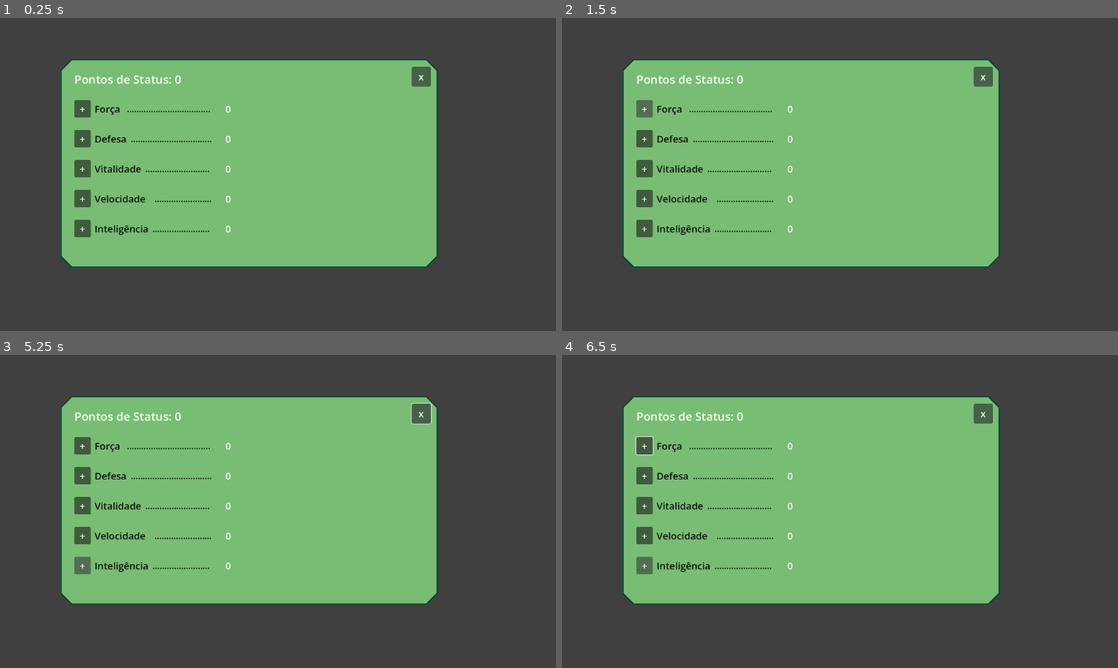
Above: before the commit, frames 1-4 (two rows, left to right).
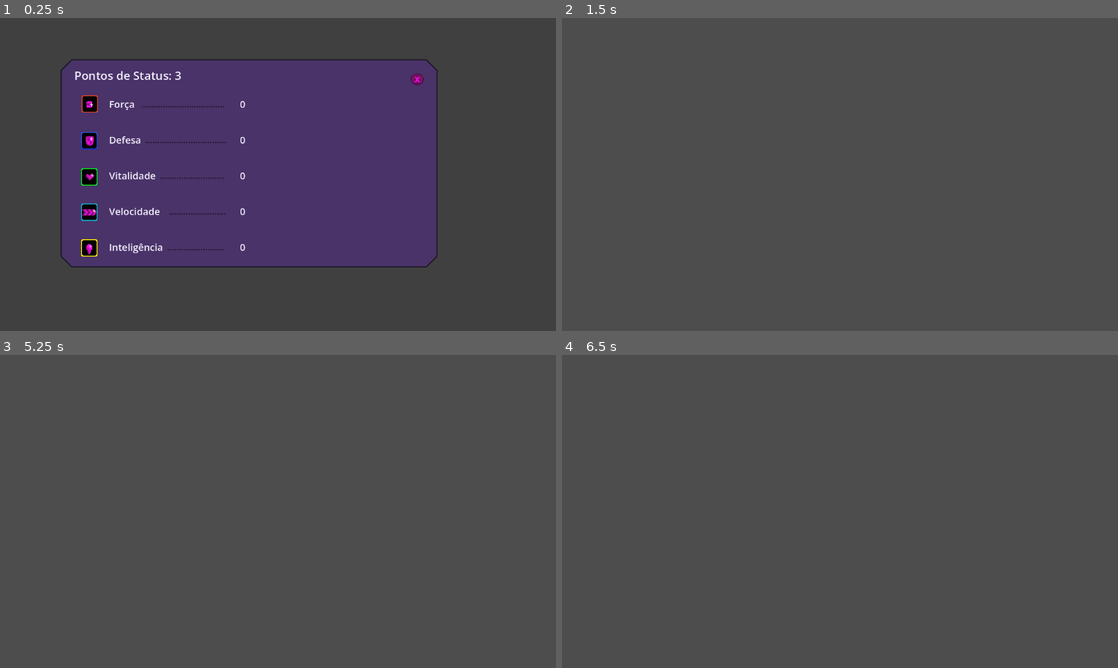
Above: after the commit, the same moments.

Repository: Joaovit-costa/Robot-Slayer
Game: Godot game, scene res://res/Cenas/menu/menu_status.tscn
Same seed, same stepped clock (60 frames per second), same inputs: the game is played once before the commit and once after it. This scene is started directly instead of the project's main scene.
Inputs (mouse positions are in pixels of both pictures, inside the frame that each line leads up to; where the layout moved, square brackets give the same spot in the first picture):
- Up to frame 1 (0.25 s): no input
- Up to frame 2 (1.5 s): click (979, 80) [984, 77] at 0.5 s; click (645, 108) at 1.25 s, where only the run before the commit has a clickable "+"
- Up to frame 3 (5.25 s): click (83, 477) at 2 s, where only the run before the commit has a clickable "+"; click (83, 505) at 2.75 s, where only the run before the commit has a clickable "+"; click (83, 536) at 3.5 s, where only the run before the commit has a clickable "+"; click (83, 564) at 4.25 s, where only the run before the commit has a clickable "+"; tap Enter at 5 s; hold Right (ui_right) from 5.03 s (still down)
- Up to frame 4 (6.5 s): release Right (ui_right) at 5.78 s; hold Down (ui_down) from 5.78 s (still down)

The runs differ from the first frame. In frame 1, 45% of the frame differs, in the area x 10-79%, y 13-80%; in frame 2, 44%; in frame 3, 44%; in frame 4, 44%.

Commit message:
Menu de status atualizado visualmente
Atualize o menu de status visualmente

Diff:
--- a/project-room/res/Cenas/menu/menu_status.tscn
+++ b/project-room/res/Cenas/menu/menu_status.tscn
@@ -1,28 +1,26 @@
 [gd_scene format=3 uid="uid://mnt8tq7ix0xp"]
 
-[ext_resource type="Script" uid="uid://bxvdl56hqp0k1" path="res://script/menu_status.gd" id="1_5rlmu"]
-[ext_resource type="StyleBox" uid="uid://clgcjihh1s203" path="res://cor_botao.tres" id="1_ffdi4"]
+[ext_resource type="Script" uid="uid://c4bb7fca1busw" path="res://script/menu/menu_status.gd" id="1_42uti"]
+[ext_resource type="Texture2D" uid="uid://cvrx303w1mevm" path="res://res/design/menus/Botão_Fechar.png" id="2_ony8u"]
+[ext_resource type="Texture2D" uid="uid://cb01r2hrhvype" path="res://res/design/menus/Botão_Ataque (2).png" id="3_2gt46"]
+[ext_resource type="Texture2D" uid="uid://wvw12ix0buu7" path="res://res/design/menus/Botão_Defesa (2).png" id="4_ony8u"]
+[ext_resource type="Texture2D" uid="uid://bogmca4pwld58" path="res://res/design/menus/Botão_Vida.png" id="5_2gt46"]
+[ext_resource type="Texture2D" uid="uid://cb80021ydhb16" path="res://res/design/menus/Botão_Velocidade.png" id="6_3jdpm"]
+[ext_resource type="Texture2D" uid="uid://gxo1jn1aeqd2" path="res://res/design/menus/Botão_Inteligencia.png" id="7_ccb31"]
 
 [sub_resource type="StyleBoxFlat" id="StyleBoxFlat_wynuo"]
-bg_color = Color(0.47058824, 0.7411765, 0.4509804, 1)
+bg_color = Color(0.2901961, 0.2, 0.40784314, 1)
 border_width_left = 2
 border_width_top = 2
 border_width_right = 2
 border_width_bottom = 2
-border_color = Color(6.016344e-07, 0.43228054, 0.2830888, 1)
+border_color = Color(0.12156863, 0.09411765, 0.1882353, 1)
 corner_radius_top_left = 22
 corner_radius_top_right = 22
 corner_radius_bottom_right = 22
 corner_radius_bottom_left = 22
 corner_detail = 1
 shadow_size = 1
-
-[sub_resource type="StyleBoxFlat" id="StyleBoxFlat_ffdi4"]
-bg_color = Color(0.27450982, 0.38039216, 0.28235295, 1)
-corner_radius_top_left = 4
-corner_radius_top_right = 4
-corner_radius_bottom_right = 4
-corner_radius_bottom_left = 4
 
 [node name="MenuStatus" type="Control" unique_id=2147151198]
 layout_mode = 3
@@ -31,7 +29,7 @@
 anchor_bottom = 1.0
 grow_horizontal = 2
 grow_vertical = 2
-script = ExtResource("1_5rlmu")
+script = ExtResource("1_42uti")
 
 [node name="FundoEscuro" type="ColorRect" parent="." unique_id=1379210983]
 layout_mode = 1
@@ -55,41 +53,40 @@
 grow_horizontal = 2
 theme_override_styles/panel = SubResource("StyleBoxFlat_wynuo")
 
-[node name="BotaoFechar" type="Button" parent="PainelPrincipal" unique_id=807814895]
+[node name="BotaoFechar" type="TextureButton" parent="PainelPrincipal" unique_id=134746425]
 custom_minimum_size = Vector2(40, 40)
 layout_mode = 1
 anchors_preset = 1
 anchor_left = 1.0
 anchor_right = 1.0
-offset_left = -53.0
-offset_top = 15.0
-offset_right = -13.0
-offset_bottom = 56.0
+offset_left = -73.0
+offset_top = 7.0
+offset_right = -4.0
+offset_bottom = 76.0
 grow_horizontal = 0
 size_flags_horizontal = 8
 size_flags_vertical = 0
-theme_override_colors/font_color = Color(0.9098039, 0.9607843, 0.9098039, 1)
-theme_override_font_sizes/font_size = 20
-theme_override_styles/normal = SubResource("StyleBoxFlat_ffdi4")
-text = "x"
+texture_normal = ExtResource("2_ony8u")
+texture_pressed = ExtResource("2_ony8u")
+texture_hover = ExtResource("2_ony8u")
 
 [node name="Margem" type="MarginContainer" parent="PainelPrincipal" unique_id=213567245]
 layout_mode = 0
 offset_right = 236.0
 offset_bottom = 332.0
 theme_override_constants/margin_left = 28
-theme_override_constants/margin_top = 24
+theme_override_constants/margin_top = 16
 theme_override_constants/margin_right = 28
-theme_override_constants/margin_bottom = 24
+theme_override_constants/margin_bottom = 20
 
 [node name="ConteudoStatus" type="VBoxContainer" parent="PainelPrincipal/Margem" unique_id=1790238983]
 layout_mode = 2
-theme_override_constants/separation = 26
+theme_override_constants/separation = 10
 
 [node name="TextoPontosStatus" type="Label" parent="PainelPrincipal/Margem/ConteudoStatus" unique_id=144869763]
 custom_minimum_size = Vector2(32, 0)
 layout_mode = 2
-theme_override_colors/font_color = Color(0.9529412, 1, 0.9529412, 1)
+theme_override_colors/font_color = Color(0.95686275, 0.9411765, 1, 1)
 theme_override_font_sizes/font_size = 24
 text = "Pontos de Status: 0"
 
@@ -98,25 +95,24 @@
 layout_mode = 2
 theme_override_constants/separation = 8
 
-[node name="BotaoAdicionarForca" type="Button" parent="PainelPrincipal/Margem/ConteudoStatus/LinhaForca" unique_id=397364333]
-custom_minimum_size = Vector2(34, 34)
-layout_mode = 2
-theme_override_colors/font_color = Color(0.9019608, 0.9607843, 0.9019608, 1)
-theme_override_font_sizes/font_size = 20
-theme_override_styles/normal = ExtResource("1_ffdi4")
-text = "+"
+[node name="BotaoAdicionarForca" type="TextureButton" parent="PainelPrincipal/Margem/ConteudoStatus/LinhaForca" unique_id=314529953]
+custom_minimum_size = Vector2(34, 34)
+layout_mode = 2
+texture_normal = ExtResource("3_2gt46")
+texture_pressed = ExtResource("3_2gt46")
+texture_hover = ExtResource("3_2gt46")
 
 [node name="TextoForca" type="Label" parent="PainelPrincipal/Margem/ConteudoStatus/LinhaForca" unique_id=2138153051]
 custom_minimum_size = Vector2(30, 0)
 layout_mode = 2
-theme_override_colors/font_color = Color(0.0627451, 0.0627451, 0.0627451, 1)
+theme_override_colors/font_color = Color(0.95686275, 0.9411765, 1, 1)
 theme_override_font_sizes/font_size = 20
 text = "Força "
 
 [node name="TextoPontilhado" type="Label" parent="PainelPrincipal/Margem/ConteudoStatus/LinhaForca" unique_id=2022240698]
 custom_minimum_size = Vector2(30, 0)
 layout_mode = 2
-theme_override_colors/font_color = Color(0.01906409, 0.05962575, 0, 1)
+theme_override_colors/font_color = Color(0.101960786, 0.06666667, 0.14901961, 1)
 theme_override_font_sizes/font_size = 18
 text = "..................................."
 
@@ -127,6 +123,7 @@
 [node name="ValorForca" type="Label" parent="PainelPrincipal/Margem/ConteudoStatus/LinhaForca" unique_id=1519538710]
 custom_minimum_size = Vector2(24, 0)
 layout_mode = 2
+theme_override_colors/font_color = Color(0.95686275, 0.9411765, 1, 1)
 theme_override_font_sizes/font_size = 20
 text = "0"
 horizontal_alignment = 2
@@ -136,25 +133,24 @@
 layout_mode = 2
 theme_override_constants/separation = 8
 
-[node name="BotaoAdicionarDefesa" type="Button" parent="PainelPrincipal/Margem/ConteudoStatus/LinhaDefesa" unique_id=39690800]
-custom_minimum_size = Vector2(34, 34)
-layout_mode = 2
-theme_override_colors/font_color = Color(0.9019608, 0.9607843, 0.9019608, 1)
-theme_override_font_sizes/font_size = 20
-theme_override_styles/normal = ExtResource("1_ffdi4")
-text = "+"
+[node name="BotaoAdicionarDefesa" type="TextureButton" parent="PainelPrincipal/Margem/ConteudoStatus/LinhaDefesa" unique_id=1846430670]
+custom_minimum_size = Vector2(34, 34)
+layout_mode = 2
+texture_normal = ExtResource("4_ony8u")
+texture_pressed = ExtResource("4_ony8u")
+texture_hover = ExtResource("4_ony8u")
 
 [node name="TextoDefesa" type="Label" parent="PainelPrincipal/Margem/ConteudoStatus/LinhaDefesa" unique_id=791541236]
 custom_minimum_size = Vector2(30, 0)
 layout_mode = 2
-theme_override_colors/font_color = Color(0.0627451, 0.0627451, 0.0627451, 1)
+theme_override_colors/font_color = Color(0.95686275, 0.9411765, 1, 1)
 theme_override_font_sizes/font_size = 20
 text = "Defesa"
 
 [node name="TextoPontilhado" type="Label" parent="PainelPrincipal/Margem/ConteudoStatus/LinhaDefesa" unique_id=1660768145]
 custom_minimum_size = Vector2(30, 0)
 layout_mode = 2
-theme_override_colors/font_color = Color(0.01906409, 0.05962575, 0, 1)
+theme_override_colors/font_color = Color(0.101960786, 0.06666667, 0.14901961, 1)
 theme_override_font_sizes/font_size = 18
 text = ".................................."
 
@@ -165,6 +161,7 @@
 [node name="ValorDefesa" type="Label" parent="PainelPrincipal/Margem/ConteudoStatus/LinhaDefesa" unique_id=1912665314]
 custom_minimum_size = Vector2(24, 0)
 layout_mode = 2
+theme_override_colors/font_color = Color(0.95686275, 0.9411765, 1, 1)
 theme_override_font_sizes/font_size = 20
 text = "0"
 horizontal_alignment = 2
@@ -174,25 +171,24 @@
 layout_mode = 2
 theme_override_constants/separation = 8
 
-[node name="BotaoAdicionarVitalidade" type="Button" parent="PainelPrincipal/Margem/ConteudoStatus/LinhaVitalidade" unique_id=819810964]
-custom_minimum_size = Vector2(34, 34)
-layout_mode = 2
-theme_override_colors/font_color = Color(0.9019608, 0.9607843, 0.9019608, 1)
-theme_override_font_sizes/font_size = 20
-theme_override_styles/normal = ExtResource("1_ffdi4")
-text = "+"
+[node name="BotaoAdicionarVitalidade" type="TextureButton" parent="PainelPrincipal/Margem/ConteudoStatus/LinhaVitalidade" unique_id=1617009067]
+custom_minimum_size = Vector2(34, 34)
+layout_mode = 2
+texture_normal = ExtResource("5_2gt46")
+texture_pressed = ExtResource("5_2gt46")
+texture_hover = ExtResource("5_2gt46")
 
 [node name="TextoVitalidade" type="Label" parent="PainelPrincipal/Margem/ConteudoStatus/LinhaVitalidade" unique_id=1079172574]
 custom_minimum_size = Vector2(30, 0)
 layout_mode = 2
-theme_override_colors/font_color = Color(0.0627451, 0.0627451, 0.0627451, 1)
+theme_override_colors/font_color = Color(0.95686275, 0.9411765, 1, 1)
 theme_override_font_sizes/font_size = 20
 text = "Vitalidade"
 
 [node name="TextoPontilhado" type="Label" parent="PainelPrincipal/Margem/ConteudoStatus/LinhaVitalidade" unique_id=1140749847]
 custom_minimum_size = Vector2(30, 0)
 layout_mode = 2
-theme_override_colors/font_color = Color(0.01906409, 0.05962575, 0, 1)
+theme_override_colors/font_color = Color(0.101960786, 0.06666667, 0.14901961, 1)
 theme_override_font_sizes/font_size = 18
 text = "..........................."
 
@@ -203,6 +199,7 @@
 [node name="ValorVitalidade" type="Label" parent="PainelPrincipal/Margem/ConteudoStatus/LinhaVitalidade" unique_id=444710452]
 custom_minimum_size = Vector2(24, 0)
 layout_mode = 2
+theme_override_colors/font_color = Color(0.95686275, 0.9411765, 1, 1)
 theme_override_font_sizes/font_size = 20
 text = "0"
 horizontal_alignment = 2
@@ -212,25 +209,24 @@
 layout_mode = 2
 theme_override_constants/separation = 8
 
-[node name="BotaoAdicionarVelocidade" type="Button" parent="PainelPrincipal/Margem/ConteudoStatus/LinhaVelocidade" unique_id=1500317900]
-custom_minimum_size = Vector2(34, 34)
-layout_mode = 2
-theme_override_colors/font_color = Color(0.9019608, 0.9607843, 0.9019608, 1)
-theme_override_font_sizes/font_size = 20
-theme_override_styles/normal = ExtResource("1_ffdi4")
-text = "+"
+[node name="BotaoAdicionarVelocidade" type="TextureButton" parent="PainelPrincipal/Margem/ConteudoStatus/LinhaVelocidade" unique_id=557811442]
+custom_minimum_size = Vector2(34, 34)
+layout_mode = 2
+texture_normal = ExtResource("6_3jdpm")
+texture_pressed = ExtResource("6_3jdpm")
+texture_hover = ExtResource("6_3jdpm")
 
 [node name="TextoVelocidade" type="Label" parent="PainelPrincipal/Margem/ConteudoStatus/LinhaVelocidade" unique_id=990056858]
 custom_minimum_size = Vector2(30, 0)
 layout_mode = 2
-theme_override_colors/font_color = Color(0.0627451, 0.0627451, 0.0627451, 1)
+theme_override_colors/font_color = Color(0.95686275, 0.9411765, 1, 1)
 theme_override_font_sizes/font_size = 20
 text = "Velocidade  "
 
 [node name="TextoPontilhado" type="Label" parent="PainelPrincipal/Margem/ConteudoStatus/LinhaVelocidade" unique_id=1792456758]
 custom_minimum_size = Vector2(30, 0)
 layout_mode = 2
-theme_override_colors/font_color = Color(0.01906409, 0.05962575, 0, 1)
+theme_override_colors/font_color = Color(0.101960786, 0.06666667, 0.14901961, 1)
 theme_override_font_sizes/font_size = 18
 text = "........................"
 
@@ -241,6 +237,7 @@
 [node name="ValorVelocidade" type="Label" parent="PainelPrincipal/Margem/ConteudoStatus/LinhaVelocidade" unique_id=1679920850]
 custom_minimum_size = Vector2(24, 0)
 layout_mode = 2
+theme_override_colors/font_color = Color(0.95686275, 0.9411765, 1, 1)
 theme_override_font_sizes/font_size = 20
 text = "0"
 horizontal_alignment = 2
@@ -250,24 +247,23 @@
 layout_mode = 2
 theme_override_constants/separation = 8
 
-[node name="BotaoAdicionarInteligencia" type="Button" parent="PainelPrincipal/Margem/ConteudoStatus/LinhaInteligencia" unique_id=1683381727]
-custom_minimum_size = Vector2(34, 34)
-layout_mode = 2
-theme_override_colors/font_color = Color(0.9019608, 0.9607843, 0.9019608, 1)
-theme_override_font_sizes/font_size = 20
-theme_override_styles/normal = ExtResource("1_ffdi4")
-text = "+"
+[node name="BotaoAdicionarInteligencia" type="TextureButton" parent="PainelPrincipal/Margem/ConteudoStatus/LinhaInteligencia" unique_id=31722911]
+custom_minimum_size = Vector2(34, 34)
+layout_mode = 2
+texture_normal = ExtResource("7_ccb31")
+texture_pressed = ExtResource("7_ccb31")
+texture_hover = ExtResource("7_ccb31")
 
 [node name="TextoInteligencia" type="Label" parent="PainelPrincipal/Margem/ConteudoStatus/LinhaInteligencia" unique_id=2111428661]
 layout_mode = 2
-theme_override_colors/font_color = Color(0.0627451, 0.0627451, 0.0627451, 1)
+theme_override_colors/font_color = Color(0.95686275, 0.9411765, 1, 1)
 theme_override_font_sizes/font_size = 20
 text = "Inteligência"
 
 [node name="TextoPontilhado" type="Label" parent="PainelPrincipal/Margem/ConteudoStatus/LinhaInteligencia" unique_id=1316497292]
 custom_minimum_size = Vector2(30, 0)
 layout_mode = 2
-theme_override_colors/font_color = Color(0.01906409, 0.05962575, 0, 1)
+theme_override_colors/font_color = Color(0.101960786, 0.06666667, 0.14901961, 1)
 theme_override_font_sizes/font_size = 18
 text = "........................"
 
@@ -278,6 +274,7 @@
 [node name="ValorInteligencia" type="Label" parent="PainelPrincipal/Margem/ConteudoStatus/LinhaInteligencia" unique_id=1270597450]
 custom_minimum_size = Vector2(24, 0)
 layout_mode = 2
+theme_override_colors/font_color = Color(0.95686275, 0.9411765, 1, 1)
 theme_override_font_sizes/font_size = 20
 text = "0"
 horizontal_alignment = 2
